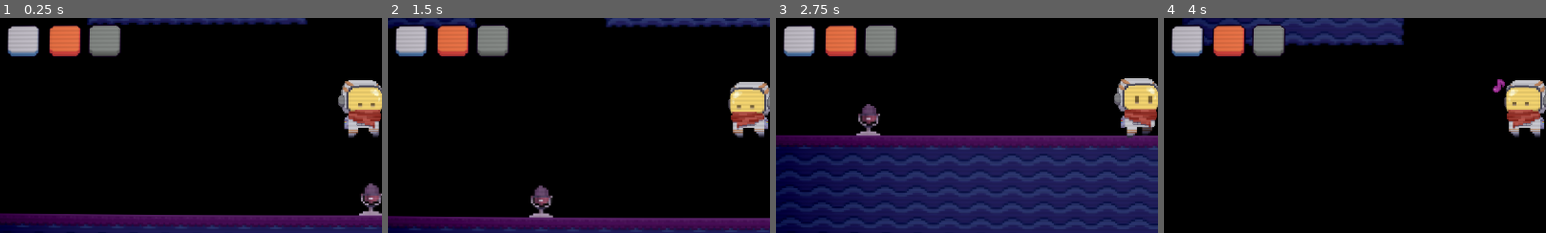
Above: before the commit, frames 1-4 (left to right).
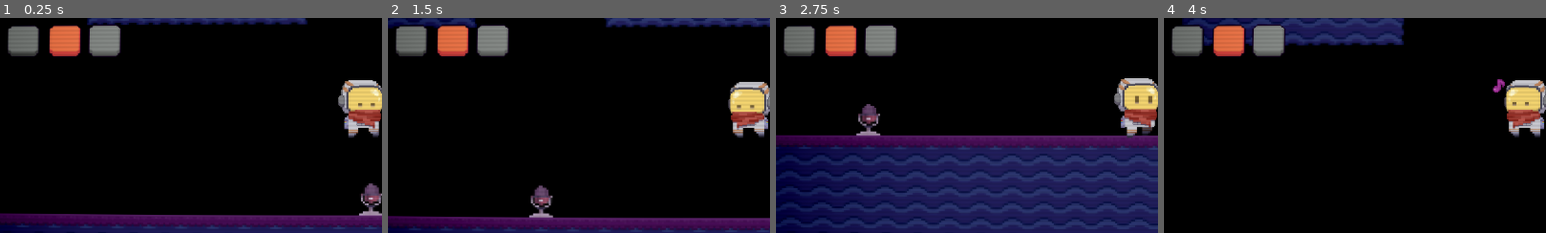
Above: after the commit, the same moments.

Repository: Washington99/musicplatformer
Game: Godot game, scene res://Scenes/level_3.tscn
Two runs of this game, one before a commit and one after it. Both use one fixed random seed, a clock stepped at 60 frames per second and the inputs below. This scene is started directly instead of the project's main scene. Sound files missing from this copy of the repository are replaced by a short silence.
Inputs:
- Up to frame 1 (0.25 s): no input
- Up to frame 2 (1.5 s): hold D (Right) 0.53-1.28 s; tap 1 (piano) at 0.6 s; tap W (Jump) at 0.77 s; tap 2 (violin) at 0.8, 1.35 s; hold A (Left) from 1.28 s (still down)
- Up to frame 3 (2.75 s): tap W (Jump) at 1.52 s; tap 1 (piano) at 1.55 s; release A (Left) at 2.03 s; hold D (Right) from 2.03 s (still down); tap Space (interact) at 2.1 s; tap 2 (violin) at 2.3 s
- Up to frame 4 (4 s): tap U (note_1) at 2.85 s; tap W (Jump) at 3.02, 3.77 s; tap 1 (piano) at 3.05 s; release D (Right) at 3.53 s; hold A (Left) from 3.53 s (still down); tap K (note_10) at 3.6 s; tap 2 (violin) at 3.8 s
The pictures show only the part of the screen within x 2-52%, y 30-80%; the shares and areas given below are measured in that part.

The runs differ from the first frame. In frame 1, 1.1% of the frame differs, in the area x 2-11%, y 3-18%; in frame 2, 1.1%; in frame 3, 1.1%; in frame 4, 1.1%.

Commit message:
Fixed z-index mover, loc of lifeform

Diff:
--- a/Scenes/level_2.tscn
+++ b/Scenes/level_2.tscn
@@ -203,14 +203,13 @@
 sprite_frames = SubResource("SpriteFrames_ir7xb")
 
 [node name="Mover" parent="." node_paths=PackedStringArray("lifeform", "dest_for_decreasing", "dest_for_increasing") instance=ExtResource("2_xrnc4")]
-z_index = 0
 position = Vector2(864, 495)
 lifeform = NodePath("Lifeform")
 dest_for_decreasing = NodePath("low")
 dest_for_increasing = NodePath("high")
 
 [node name="Lifeform" parent="Mover" instance=ExtResource("3_6qweu")]
-position = Vector2(-48, -267)
+position = Vector2(-48, -271)
 song_list = Array[String](["piano_10"])
 notes_selection = Array[String](["8", "10"])
 
@@ -221,7 +220,6 @@
 position = Vector2(-373, -140)
 
 [node name="Mover2" parent="." node_paths=PackedStringArray("lifeform", "dest_for_decreasing", "dest_for_increasing") instance=ExtResource("2_xrnc4")]
-z_index = 0
 position = Vector2(283, 433)
 lifeform = NodePath("Lifeform2")
 dest_for_decreasing = NodePath("low")
@@ -239,7 +237,6 @@
 position = Vector2(364, -79)
 
 [node name="Mover3" parent="." node_paths=PackedStringArray("lifeform", "dest_for_decreasing", "dest_for_increasing") instance=ExtResource("2_xrnc4")]
-z_index = 0
 position = Vector2(544, 286)
 lifeform = NodePath("Lifeform3")
 dest_for_decreasing = NodePath("low")
--- a/Scenes/level_3.tscn
+++ b/Scenes/level_3.tscn
@@ -305,7 +305,7 @@
 
 [node name="player" parent="." instance=ExtResource("7_bx4r6")]
 position = Vector2(572, 467)
-allowed_instruments = Array[String](["violin", "piano"])
+allowed_instruments = Array[String](["violin"])
 allowed_notes = Array[String](["1", "3", "5", "6", "8", "10", "12"])
 level = 3
 
--- a/Scenes/level_5.tscn
+++ b/Scenes/level_5.tscn
@@ -156,7 +156,6 @@
 tile_set = ExtResource("1_8k6xk")
 
 [node name="ParallaxBackground" type="ParallaxBackground" parent="TileMap"]
-visible = false
 
 [node name="Background 2" type="ParallaxLayer" parent="TileMap/ParallaxBackground"]
 texture_filter = 1
--- a/Scenes/mover.tscn
+++ b/Scenes/mover.tscn
@@ -15,6 +15,7 @@
 tile_set = ExtResource("1_6pqmd")
 
 [node name="CollisionShape2D" type="CollisionShape2D" parent="."]
+z_index = 1
 position = Vector2(24, 16)
 shape = SubResource("RectangleShape2D_1j0qo")
 
--- a/savefile.json
+++ b/savefile.json
@@ -1 +1 @@
-{"level_completed":false,"levels":[],"next_level":"res://Scenes/level_3.tscn","player_accuracy":92.3076923076923,"player_level":0,"previous_level":"res://Scenes/level_2.tscn","unlocked_levels":1}
+{"level_completed":true,"levels":[],"next_level":"res://Scenes/level_3.tscn","player_accuracy":90.9090909090909,"player_level":0,"previous_level":"res://Scenes/level_2.tscn","unlocked_levels":3}
